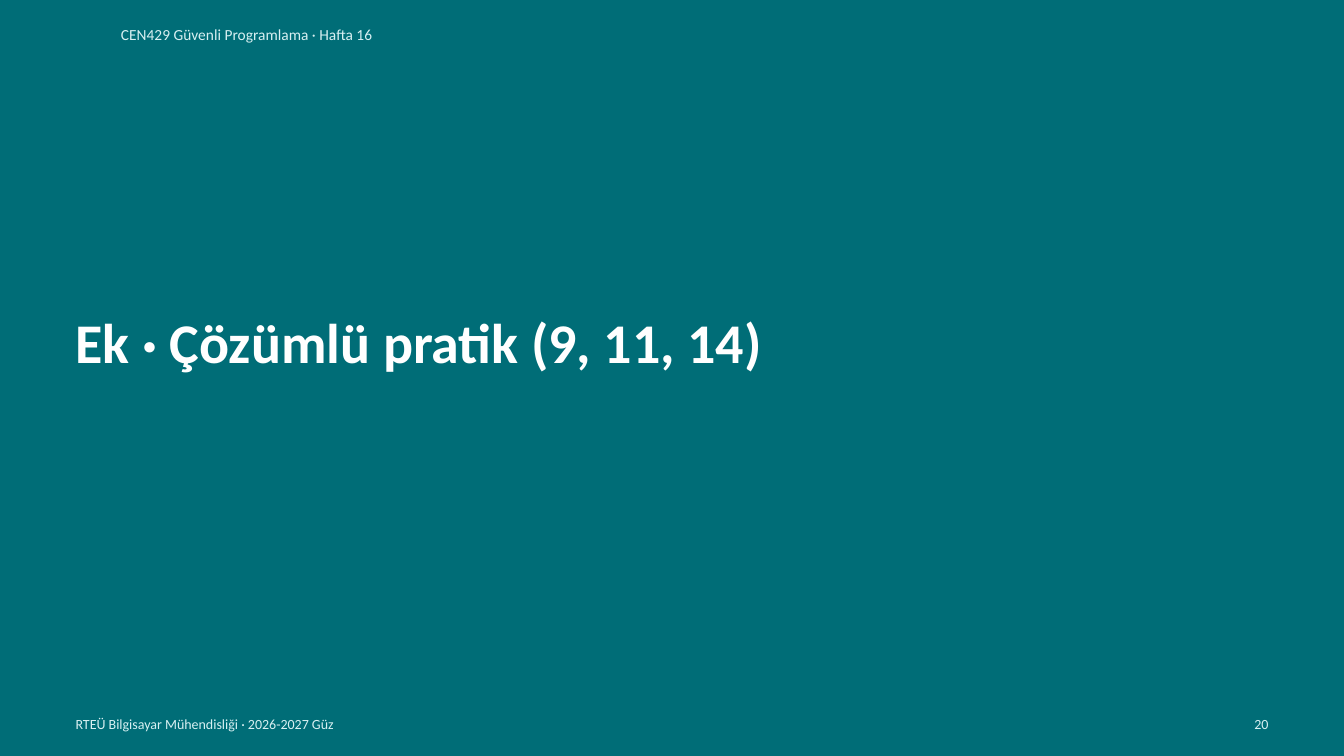
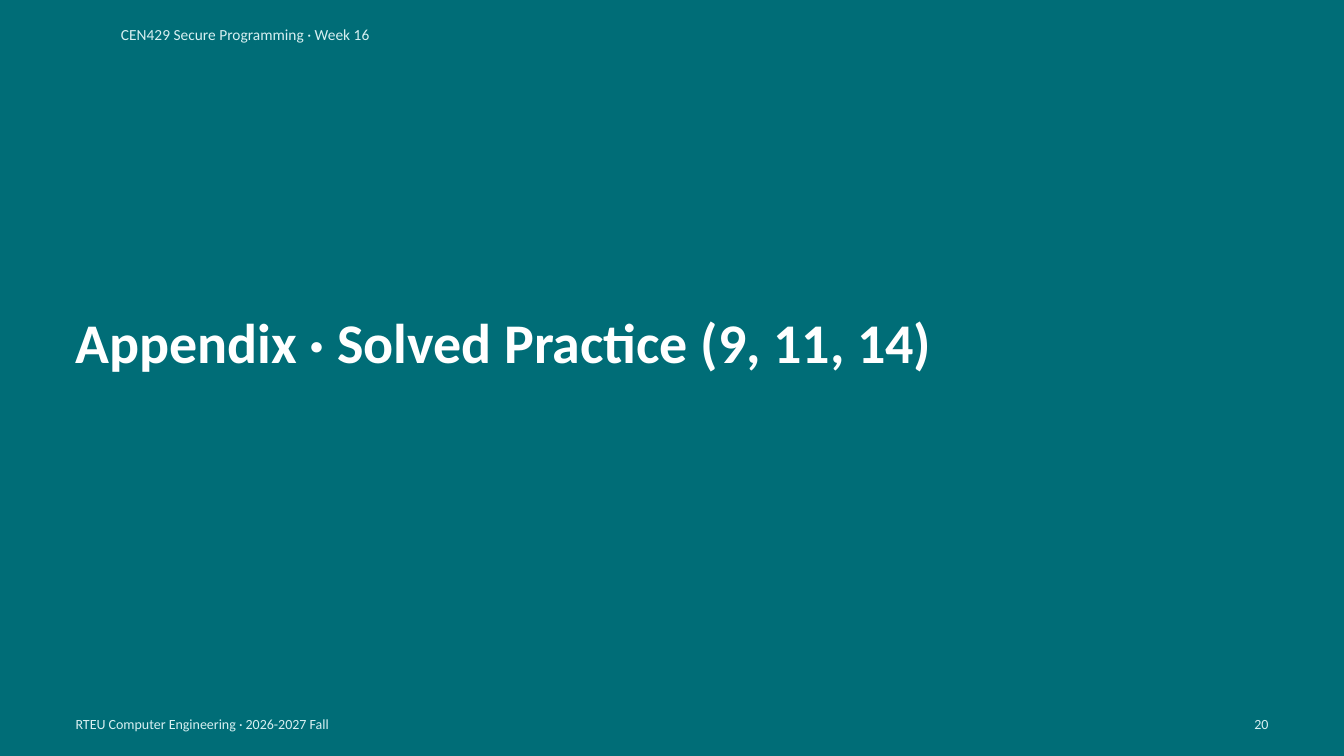
Before and after one commit to ucoruh/cen429-secure-programming, a slide deck: slide 20 of docs/week-16/cen429-week-16-sunum.en.pptx. Drawn at 1344x756 pixels with LibreOffice and Linux fonts; fonts in the diff are those of the drawing. Boxes give left, top, right and bottom in pixels: in the first picture for what was removed or moved away, otherwise in the second. Text is boxed around its words. In the diff, an @@ line names an element or a change of style, - is before the commit and + after.

```diff
--- a/docs/week-16/cen429-week-16-sunum.en.pptx
+++ b/docs/week-16/cen429-week-16-sunum.en.pptx
@@ text at <box>121,29,370,43</box>: text changed @@
-CEN429 Güvenli Programlama · Hafta 16
+CEN429 Secure Programming · Week 16
@@ text at <box>76,321,931,372</box>: text changed @@
-Ek · Çözümlü pratik (9, 11, 14)
+Appendix · Solved Practice (9, 11, 14)
@@ text at <box>76,719,329,732</box>: text changed @@
-RTEÜ Bilgisayar Mühendisliği · 2026-2027 Güz
+RTEU Computer Engineering · 2026-2027 Fall
```
Also in this commit, not shown: 19 other slides changed, 11 slides added, 11 slides removed, 15 other files.
